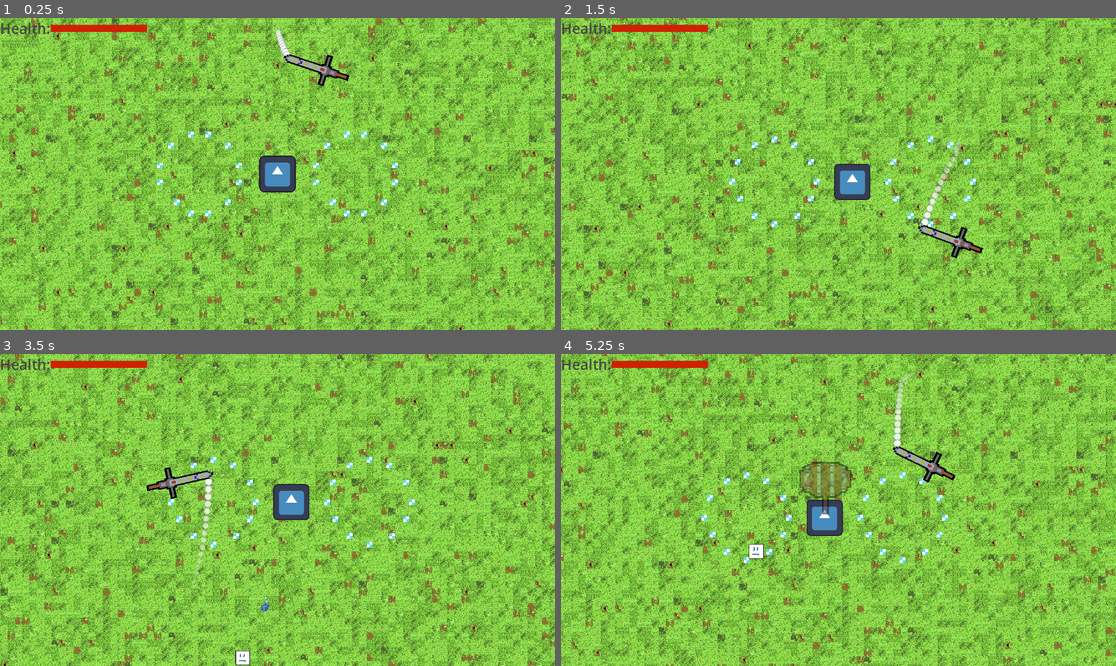
Above: before the commit, frames 1-4 (two rows, left to right).
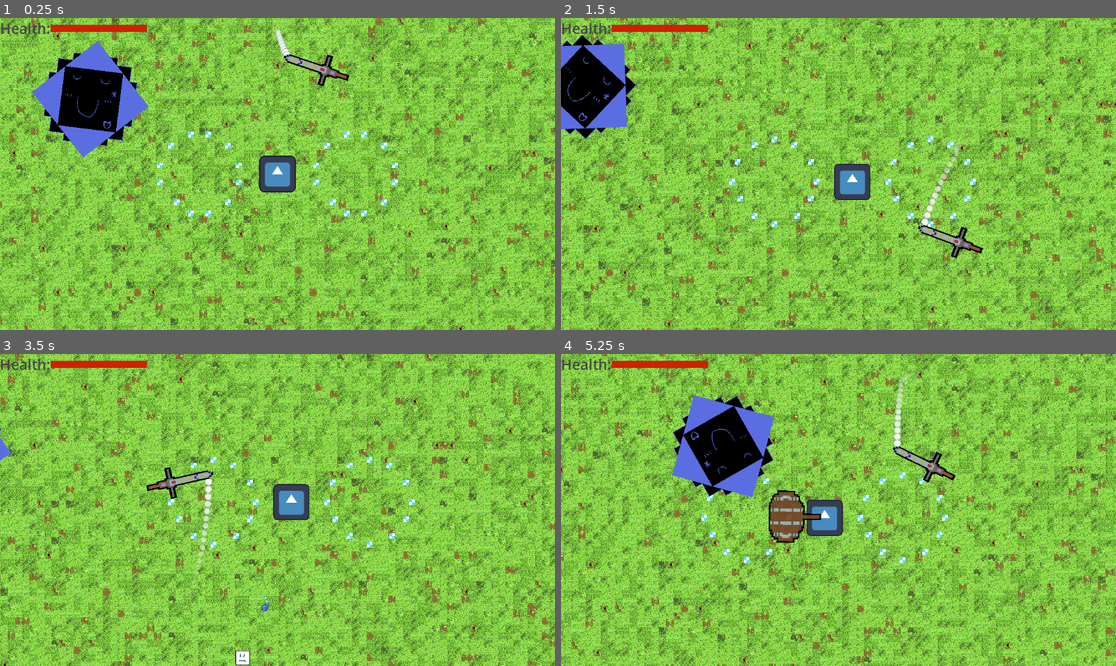
Above: after the commit, the same moments.

Repository: btalbert11/SurvivorGame
Game: Godot game, scene res://scenes/game.tscn
Two runs of this game, one before a commit and one after it. Both use one fixed random seed, a clock stepped at 60 frames per second and the inputs below. The engine's default icon, where the game draws it, is replaced by a stand-in: a white triangle on a blue panel in a dark square.
Inputs:
- Up to frame 1 (0.25 s): no input
- Up to frame 2 (1.5 s): hold D (move_right) 0.53-1.28 s; hold S (move_down) from 1.28 s (still down)
- Up to frame 3 (3.5 s): release S (move_down) at 2.03 s; hold D (move_right) 2.03-2.78 s; hold W (move_up) from 2.78 s (still down)
- Up to frame 4 (5.25 s): release W (move_up) at 3.53 s; hold A (move_left) 3.53-5.03 s; hold S (move_down) from 5.03 s (still down)

The runs differ from the first frame. In frame 1, 4.5% of the frame differs, in the area x 5-27%, y 7-45%; in frame 2, 3.4%; in frame 3, less than 0.1%; in frame 4, 6.6%, in the area x 20-53%, y 13-66%.

Commit message:
Added new enemy

Diff:
--- a/Nodes/HealthComponent.gd
+++ b/Nodes/HealthComponent.gd
@@ -25,3 +25,11 @@
 
 func get_max_health() -> float:
 	return MAX_HEALTH
+
+func set_max_health(new_max_health: float):
+	if new_max_health > 0:
+		MAX_HEALTH = new_max_health
+
+func set_current_health(new_current_health: float):
+	if new_current_health > 0 && new_current_health <= MAX_HEALTH:
+		health = new_current_health
--- /dev/null
+++ b/scenes/big_bad_guy.tscn
@@ -0,0 +1,81 @@
+[gd_scene load_steps=12 format=3 uid="uid://cnkjc5vu2l8av"]
+
+[ext_resource type="Texture2D" uid="uid://1vfjd0gouxdc" path="res://art/Big Bad Guy1.png" id="1_7qwte"]
+[ext_resource type="Script" path="res://scripts/big_bad_guy.gd" id="1_o7td3"]
+[ext_resource type="Texture2D" uid="uid://bbilofdsftxce" path="res://art/Big Bad Guy2.png" id="2_1l0up"]
+[ext_resource type="Texture2D" uid="uid://ddg13mef5j6wy" path="res://art/Big Bad Guy3.png" id="3_gwwom"]
+[ext_resource type="Script" path="res://Nodes/HealthComponent.gd" id="4_nlssc"]
+[ext_resource type="Script" path="res://Nodes/HurtboxComponent.gd" id="5_c4w0u"]
+[ext_resource type="Script" path="res://Nodes/HitboxComponent.gd" id="6_td7ty"]
+[ext_resource type="Script" path="res://scripts/Target.gd" id="8_fvedw"]
+
+[sub_resource type="SpriteFrames" id="SpriteFrames_efgof"]
+animations = [{
+"frames": [{
+"duration": 1.0,
+"texture": ExtResource("1_7qwte")
+}, {
+"duration": 1.0,
+"texture": ExtResource("2_1l0up")
+}, {
+"duration": 1.0,
+"texture": ExtResource("3_gwwom")
+}],
+"loop": true,
+"name": &"default",
+"speed": 0.0
+}]
+
+[sub_resource type="RectangleShape2D" id="RectangleShape2D_oe34w"]
+size = Vector2(184.555, 184.555)
+
+[sub_resource type="RectangleShape2D" id="RectangleShape2D_bwqqs"]
+size = Vector2(192.333, 192.333)
+
+[node name="BigBadGuy" type="CharacterBody2D" groups=["Enemies"]]
+collision_layer = 32
+script = ExtResource("1_o7td3")
+
+[node name="AnimatedSprite2D" type="AnimatedSprite2D" parent="."]
+sprite_frames = SubResource("SpriteFrames_efgof")
+
+[node name="PhysicsCollision" type="CollisionShape2D" parent="."]
+position = Vector2(-1.43051e-06, -0.500004)
+rotation = 0.785398
+scale = Vector2(1, 1)
+shape = SubResource("RectangleShape2D_oe34w")
+metadata/_edit_lock_ = true
+
+[node name="HealthComponent" type="Node" parent="."]
+script = ExtResource("4_nlssc")
+MAX_HEALTH = 50.0
+
+[node name="HurtboxComponent" type="Area2D" parent="."]
+collision_layer = 8
+collision_mask = 0
+script = ExtResource("5_c4w0u")
+
+[node name="CollisionShape2D" type="CollisionShape2D" parent="HurtboxComponent"]
+position = Vector2(-1.43051e-06, -0.500004)
+rotation = 0.785398
+scale = Vector2(1, 1)
+shape = SubResource("RectangleShape2D_oe34w")
+metadata/_edit_lock_ = true
+
+[node name="HitboxComponent" type="Area2D" parent="."]
+collision_layer = 16
+collision_mask = 2
+script = ExtResource("6_td7ty")
+
+[node name="CollisionShape2D" type="CollisionShape2D" parent="HitboxComponent"]
+position = Vector2(-4.05312e-06, -1.00001)
+rotation = 0.785398
+scale = Vector2(1, 1)
+shape = SubResource("RectangleShape2D_bwqqs")
+
+[node name="Target" type="Node2D" parent="."]
+script = ExtResource("8_fvedw")
+
+[connection signal="no_health" from="HealthComponent" to="." method="_on_health_component_no_health"]
+[connection signal="attacked" from="HurtboxComponent" to="." method="_on_hurtbox_component_attacked"]
+[connection signal="area_entered" from="HitboxComponent" to="." method="_on_hitbox_component_area_entered"]
--- a/scenes/bounce_enemy.tscn
+++ b/scenes/bounce_enemy.tscn
@@ -1,10 +1,11 @@
-[gd_scene load_steps=8 format=3 uid="uid://byq4usa7ody3t"]
+[gd_scene load_steps=9 format=3 uid="uid://byq4usa7ody3t"]
 
 [ext_resource type="Texture2D" uid="uid://basyxe5r3icfa" path="res://art/Cloud Guy.png" id="1_anvyv"]
 [ext_resource type="Script" path="res://scripts/bounce_enemy.gd" id="1_t8nmo"]
 [ext_resource type="Script" path="res://Nodes/HurtboxComponent.gd" id="2_y0asw"]
 [ext_resource type="Script" path="res://Nodes/HitboxComponent.gd" id="3_1sgrp"]
 [ext_resource type="Script" path="res://Nodes/HealthComponent.gd" id="4_44wd8"]
+[ext_resource type="Texture2D" uid="uid://cms8fxjqr0yrj" path="res://art/Cloud Guy Shadow.png" id="6_li825"]
 
 [sub_resource type="CapsuleShape2D" id="CapsuleShape2D_wb34i"]
 radius = 47.0
@@ -43,12 +44,12 @@
 
 [node name="HealthComponent" type="Node" parent="."]
 script = ExtResource("4_44wd8")
-MAX_HEALTH = 6.0
+MAX_HEALTH = 12.0
 
 [node name="Shadow" type="Sprite2D" parent="."]
 position = Vector2(0, 58.5)
 scale = Vector2(1, 0.0859375)
-texture = ExtResource("1_anvyv")
+texture = ExtResource("6_li825")
 
 [connection signal="attacked" from="HurtboxComponent" to="." method="_on_hurtbox_component_attacked"]
 [connection signal="area_entered" from="HitboxComponent" to="." method="_on_hitbox_component_area_entered"]
--- a/scenes/game.tscn
+++ b/scenes/game.tscn
@@ -7,12 +7,14 @@
 [ext_resource type="PackedScene" uid="uid://b3m0db3jdkfeq" path="res://scenes/blox_enemy.tscn" id="4_ni077"]
 [ext_resource type="PackedScene" uid="uid://d1w6yc4tciih4" path="res://scenes/dash_enemy.tscn" id="6_nxw05"]
 [ext_resource type="PackedScene" uid="uid://byq4usa7ody3t" path="res://scenes/bounce_enemy.tscn" id="7_25akp"]
+[ext_resource type="PackedScene" uid="uid://cnkjc5vu2l8av" path="res://scenes/big_bad_guy.tscn" id="8_j2k3f"]
 
 [node name="Game" type="Node2D"]
 script = ExtResource("1_8wpga")
 Blox_Enemy = ExtResource("4_ni077")
 Dash_Enemy = ExtResource("6_nxw05")
 Bounce_Enemy = ExtResource("7_25akp")
+Big_Bad_Enemy = ExtResource("8_j2k3f")
 
 [node name="MapController" parent="." instance=ExtResource("1_345sd")]
 z_index = -100
@@ -62,4 +64,7 @@
 grow_vertical = 2
 color = Color(0.811765, 0.129412, 0, 1)
 
+[node name="BigBadGuy" parent="." instance=ExtResource("8_j2k3f")]
+position = Vector2(136, 174)
+
 [connection signal="player_attacked" from="Player" to="." method="_on_player_player_attacked"]
--- /dev/null
+++ b/scenes/pumpkin_king.tscn
@@ -0,0 +1,16 @@
+[gd_scene load_steps=3 format=3 uid="uid://sx6wspnrkykr"]
+
+[ext_resource type="Texture2D" uid="uid://ds10yvy8p5hpq" path="res://art/Pumpkin King.png" id="1_7gqmn"]
+
+[sub_resource type="RectangleShape2D" id="RectangleShape2D_my68f"]
+size = Vector2(224, 224)
+
+[node name="Pumpkin King" type="CharacterBody2D"]
+collision_layer = 32
+collision_mask = 33
+
+[node name="Sprite2D" type="Sprite2D" parent="."]
+texture = ExtResource("1_7gqmn")
+
+[node name="PhysicsCollision" type="CollisionShape2D" parent="."]
+shape = SubResource("RectangleShape2D_my68f")
--- /dev/null
+++ b/scenes/throwing_spikes_weapon.tscn
@@ -0,0 +1,3 @@
+[gd_scene format=3 uid="uid://dt30khlgtqags"]
+
+[node name="ThrowingSpikesWeapon" type="Node2D"]
--- a/scripts/Target.gd
+++ b/scripts/Target.gd
@@ -2,14 +2,6 @@
 extends Node2D
 
 @export var target: Node2D
-
-# Called when the node enters the scene tree for the first time.
-func _ready():
-	pass # Replace with function body.
-
-# Called every frame. 'delta' is the elapsed time since the previous frame.
-func _process(delta):
-	pass
 
 func set_target(new_target: Node2D) -> bool:
 	if is_instance_valid(new_target):
@@ -18,9 +10,14 @@
 	return false
 
 func direction_to_target() -> Vector2:
-	if is_instance_valid(target):
+	if is_valid():
 		return global_position.direction_to(target.global_position)
 	return Vector2.ZERO
 
+func distance_to_target() -> float:
+	if is_valid():
+		return global_position.distance_to(target.global_position)
+	return -1
+
 func is_valid() -> bool:
 	return is_instance_valid(target)
--- /dev/null
+++ b/scripts/big_bad_guy.gd
@@ -0,0 +1,46 @@
+extends CharacterBody2D
+@export var damage: float = 5
+@export var knockback: float = 1
+@export var health_max: float = 50
+@export var speed: float = 40
+@export var rotation_speed: float = 0.5
+
+var attack: Attack
+
+func _ready():
+	attack = Attack.new()
+	attack.damage = damage
+	attack.knockback = knockback
+
+	$HealthComponent.set_max_health(health_max)
+
+func _physics_process(delta):
+	if $Target.is_valid():
+		velocity = $Target.direction_to_target() * speed * delta
+		rotation += rotation_speed * delta
+	else:
+		velocity = Vector2.ZERO
+	move_and_collide(velocity)
+
+func set_target(new_target: Node2D):
+	$Target.set_target(new_target)
+
+func _on_hurtbox_component_attacked(attack):
+	$HealthComponent.take_damage(attack)
+	if ($HealthComponent.get_current_health() / $HealthComponent.get_max_health()) <= 0.3:
+		$AnimatedSprite2D.frame = 2
+	elif ($HealthComponent.get_current_health() / $HealthComponent.get_max_health()) <= 0.6:
+		$AnimatedSprite2D.frame = 1
+
+func _on_hitbox_component_area_entered(area):
+	if area is HurtboxComponent:
+		area.take_attack(attack)
+
+func get_offset_global_position() -> Vector2:
+	return global_position
+
+func _on_health_component_no_health(current_health):
+	delete_self()
+
+func delete_self():
+	queue_free()
--- a/scripts/game.gd
+++ b/scripts/game.gd
@@ -2,9 +2,16 @@
 @export var Blox_Enemy: PackedScene
 @export var Dash_Enemy: PackedScene
 @export var Bounce_Enemy: PackedScene
+@export var Big_Bad_Enemy: PackedScene
+
+@export var blox_spawn_rate: float = 4
+@export var dash_spawn_rate: float = 0.8
+@export var bounce_spawn_rate: float = 0.5
+@export var big_bad_spawn_rate: float = 0.1
 
 # Called when the node enters the scene tree for the first time.
 func _ready():
+	$BigBadGuy.set_target($Player)
 	pass # Replace with function body.
 
 
@@ -12,44 +19,29 @@
 func _process(delta):
 	var rng = RandomNumberGenerator.new()
 	var rand_spawn = rng.randf_range(0, 500)
-	if (rand_spawn < 4 && is_instance_valid($Player)):
-		spawn_blox_enemy()
+	if (rand_spawn < blox_spawn_rate && is_instance_valid($Player)):
+		spawn_enemy(Blox_Enemy)
 
 	rand_spawn = rng.randf_range(0, 500)
-	if (rand_spawn < 1 && is_instance_valid($Player)):
-		spawn_dash_enemy()
+	if (rand_spawn < dash_spawn_rate && is_instance_valid($Player)):
+		spawn_enemy(Dash_Enemy)
 
 	rand_spawn = rng.randf_range(0, 500)
-	if (rand_spawn < 0.5 && is_instance_valid($Player)):
-		spawn_bounce_enemy()
+	if (rand_spawn < bounce_spawn_rate && is_instance_valid($Player)):
+		spawn_enemy(Bounce_Enemy)
 
-func spawn_blox_enemy():
+	rand_spawn = rng.randf_range(0, 500)
+	if (rand_spawn < big_bad_spawn_rate && is_instance_valid($Player)):
+		spawn_enemy(Big_Bad_Enemy)
+
+func spawn_enemy(enemy_type):
 	var pos = get_random_screen_point()
 	if pos == Vector2.ZERO:
 		return
-	var blox_enemy = Blox_Enemy.instantiate()
-	blox_enemy.set_target($Player)
-	add_child(blox_enemy)
-	blox_enemy.position = pos
-
-func spawn_dash_enemy():
-	var pos = get_random_screen_point()
-	if pos == Vector2.ZERO:
-		return
-	var dash_enemy = Dash_Enemy.instantiate()
-	dash_enemy.set_target($Player)
-	add_child(dash_enemy)
-	dash_enemy.position = pos
-
-func spawn_bounce_enemy():
-	var pos = get_random_screen_point()
-	if pos == Vector2.ZERO:
-		return
-	var bounce_enemy = Bounce_Enemy.instantiate()
-	bounce_enemy.set_target($Player)
-	add_child(bounce_enemy)
-	bounce_enemy.position = pos
-
+	var enemy = enemy_type.instantiate()
+	enemy.set_target($Player)
+	add_child(enemy)
+	enemy.position = pos
 
 func get_random_screen_point() -> Vector2:
 	var screen_size = get_viewport().get_visible_rect().size
Binary file added: art/Cloud Guy Shadow.png
Not shown, added: art/Cloud Guy Shadow.png.import
Binary file added: art/Pumpkin King.png
Not shown, added: art/Pumpkin King.png.import
Not shown: 1 places in scenes/game.tscn that only renumber resources
